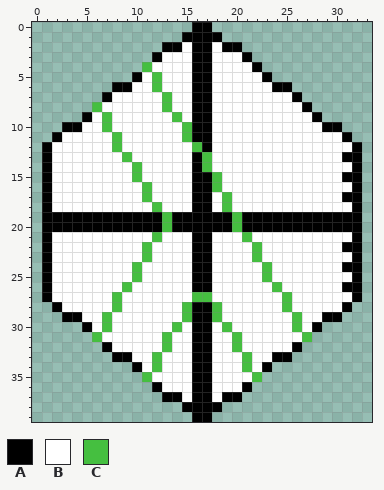
One commit to this pixel-art sprite: assets/Rail134.png. Above, as it was before the edit.
The file is 34x40 pixels. Colours within 5 levels of each other are drawn and written as one.
Palette (. is transparent): A #000000  B #ffffff  C #45bf40
Pixels before, first column x 1:
 0 ...............AA...............
 1 ..............AAAA..............
 2 ............AABAABAA............
 3 ...........ABBBAABBBA...........
 4 ..........CBBBBAABBBBA..........
 5 .........ABCBBBAABBBBBA.........
 6 .......AABBCBBBAABBBBBBAA.......
 7 ......ABBBBBCBBAABBBBBBBBA......
 8 .....CBBBBBBCBBAABBBBBBBBBA.....
 9 ....ABCBBBBBBCBAABBBBBBBBBBA....
10 ..AABBCBBBBBBBCAABBBBBBBBBBBAA..
11 .ABBBBBCBBBBBBCAABBBBBBBBBBBBBA.
12 ABBBBBBCBBBBBBBCABBBBBBBBBBBBBBA
13 ABBBBBBBCBBBBBBACBBBBBBBBBBBBBAA
14 ABBBBBBBBCBBBBBACBBBBBBBBBBBBBBA
15 ABBBBBBBBCBBBBBAACBBBBBBBBBBBBAA
16 ABBBBBBBBBCBBBBAACBBBBBBBBBBBBBA
17 ABBBBBBBBBCBBBBAABCBBBBBBBBBBBAA
18 ABBBBBBBBBBCBBBAABCBBBBBBBBBBBBA
19 AAAAAAAAAAAACAAAAAACAAAAAAAAAAAA
20 AAAAAAAAAAAACAAAAAACAAAAAAAAAAAA
21 ABBBBBBBBBBCBBBAABBBCBBBBBBBBBBA
22 ABBBBBBBBBCBBBBAABBBBCBBBBBBBBAA
23 ABBBBBBBBBCBBBBAABBBBCBBBBBBBBBA
24 ABBBBBBBBCBBBBBAABBBBBCBBBBBBBAA
25 ABBBBBBBBCBBBBBAABBBBBCBBBBBBBBA
26 ABBBBBBBCBBBBBBAABBBBBBCBBBBBBAA
27 ABBBBBBCBBBBBBBCCBBBBBBBCBBBBBBA
28 .ABBBBBCBBBBBBCAACBBBBBBCBBBBBA.
29 ..AABBCBBBBBBBCAACBBBBBBBCBBAA..
30 ....ABCBBBBBBCBAABCBBBBBBCBA....
31 .....CBBBBBBCBBAABBCBBBBBBC.....
32 ......ABBBBBCBBAABBCBBBBBA......
33 .......AABBCBBBAABBBCBBAA.......
34 .........ABCBBBAABBBCBA.........
35 ..........CBBBBAABBBBC..........
36 ...........ABBBAABBBA...........
37 ............AABAABAA............
38 ..............AAAA..............
39 ...............AA...............
New version:
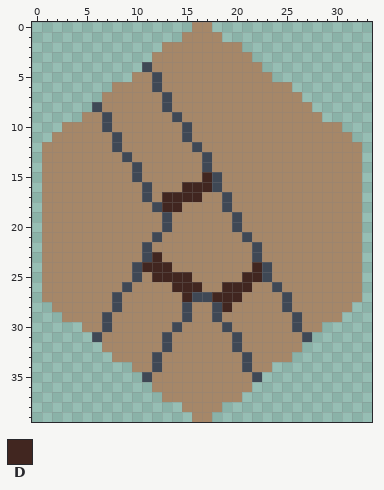
Colours new in this view: D #412620
Diff:
colour B: #ffffff -> #a68768
colour C: #45bf40 -> #3f4855
y 0: x 16..17 AA -> BB
y 1: x 15..18 AAAA -> BBBB
y 2: x 13..14 AA -> BB; x 16..17 AA -> BB; x 19..20 AA -> BB
y 3: x 12 A -> B; x 16..17 AA -> BB; x 21 A -> B
y 4: x 16..17 AA -> BB; x 22 A -> B
y 5: x 10 A -> B; x 16..17 AA -> BB; x 23 A -> B
y 6: x 8..9 AA -> BB; x 16..17 AA -> BB; x 24..25 AA -> BB
y 7: x 7 A -> B; x 16..17 AA -> BB; x 26 A -> B
y 8: x 16..17 AA -> BB; x 27 A -> B
y 9: x 5 A -> B; x 16..17 AA -> BB; x 28 A -> B
y 10: x 3..4 AA -> BB; x 16..17 AA -> BB; x 29..30 AA -> BB
y 11: x 2 A -> B; x 16..17 AA -> BB; x 31 A -> B
y 12: x 1 A -> B; x 17 A -> B; x 32 A -> B
y 13: x 1 A -> B; x 16 A -> B; x 31..32 AA -> BB
y 14: x 1 A -> B; x 16 A -> B; x 32 A -> B
y 15: x 1 A -> B; x 16..17 AA -> BD; x 31..32 AA -> BB
y 16: x 1 A -> B; x 15..17 BAA -> DDD; x 32 A -> B
y 17: x 1 A -> B; x 13..17 BBBAA -> DDDDB; x 31..32 AA -> BB
y 18: x 1 A -> B; x 13..14 BB -> DD; x 16..17 AA -> BB; x 32 A -> B
y 19..20: x 1..12 AAAAAAAAAAAA -> BBBBBBBBBBBB; x 14..19 AAAAAA -> BBBBBB; x 21..32 AAAAAAAAAAAA -> BBBBBBBBBBBB
y 21: x 1 A -> B; x 16..17 AA -> BB; x 32 A -> B
y 22: x 1 A -> B; x 16..17 AA -> BB; x 31..32 AA -> BB
y 23: x 1 A -> B; x 12 B -> D; x 16..17 AA -> BB; x 32 A -> B
y 24: x 1 A -> B; x 11..13 BBB -> DDD; x 16..17 AA -> BB; x 22 B -> D; x 31..32 AA -> BB
y 25: x 1 A -> B; x 12..17 BBBBAA -> DDDDBB; x 21..22 BB -> DD; x 32 A -> B
y 26: x 1 A -> B; x 14..17 BBAA -> DDDB; x 19..21 BBB -> DDD; x 31..32 AA -> BB
y 27: x 1 A -> B; x 15 B -> D; x 18..20 BBB -> DDD; x 32 A -> B
y 28: x 2 A -> B; x 16..17 AA -> BB; x 19 B -> D; x 31 A -> B
y 29: x 3..4 AA -> BB; x 16..17 AA -> BB; x 29..30 AA -> BB
y 30: x 5 A -> B; x 16..17 AA -> BB; x 28 A -> B
y 31: x 16..17 AA -> BB
y 32: x 7 A -> B; x 16..17 AA -> BB; x 26 A -> B
y 33: x 8..9 AA -> BB; x 16..17 AA -> BB; x 24..25 AA -> BB
y 34: x 10 A -> B; x 16..17 AA -> BB; x 23 A -> B
y 35: x 16..17 AA -> BB
y 36: x 12 A -> B; x 16..17 AA -> BB; x 21 A -> B
y 37: x 13..14 AA -> BB; x 16..17 AA -> BB; x 19..20 AA -> BB
y 38: x 15..18 AAAA -> BBBB
y 39: x 16..17 AA -> BB
Pixel boxes of the changes (left, top, right, bottom) in both pictures:
changed: (42, 22, 362, 422)
